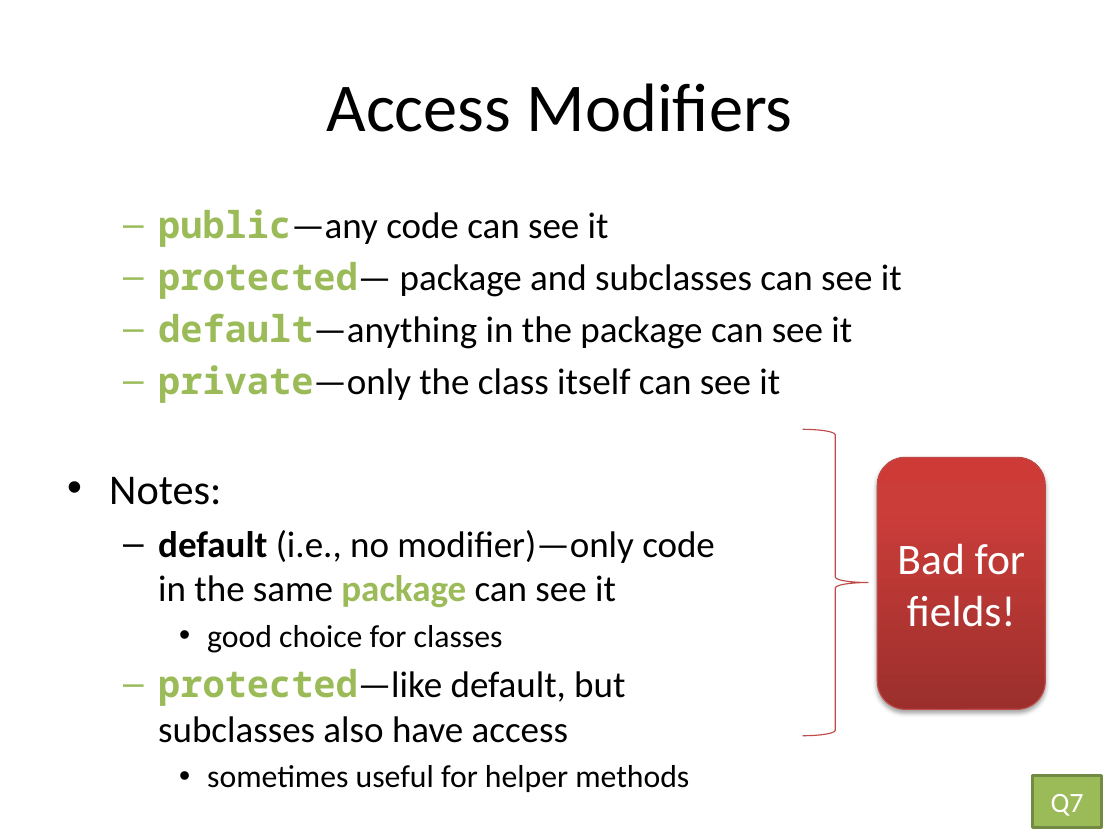
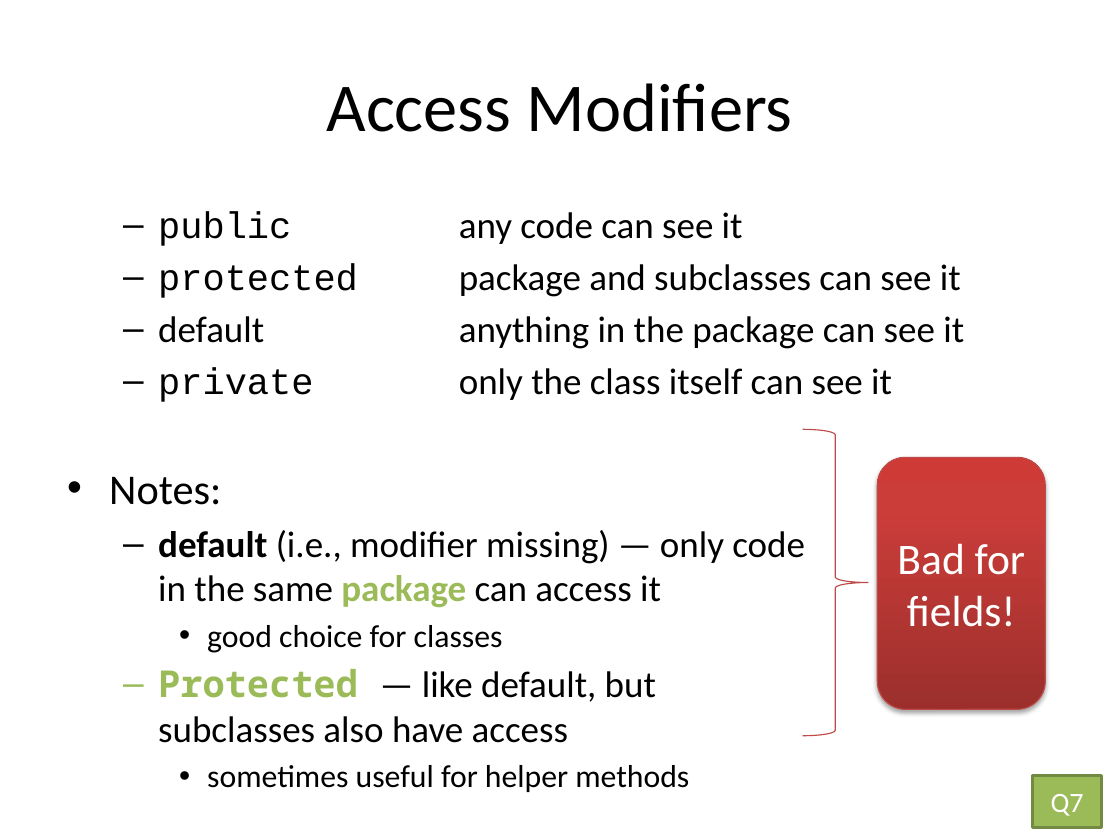
Before and after one commit to RHIT-CSSE/csse220, a slide deck: slide 18 of ClassMaterials/Inheritance/Slides/Inheritance.pptx (slide 16 before the commit). Drawn at 1120x840 pixels with LibreOffice and Linux fonts; fonts in the diff are those of the drawing. Boxes give left, top, right and bottom in pixels: in the first picture for what was removed or moved away, otherwise in the second. Text is boxed around its words. In the diff, an @@ line names an element or a change of style, - is before the commit and + after.

Commit message:
update slides

```diff
--- a/ClassMaterials/Inheritance/Slides/Inheritance.pptx
+++ b/ClassMaterials/Inheritance/Slides/Inheritance.pptx
@@ text at (x1=158, y1=212, x2=964, y2=400): text changed @@
-  – public—any code can see it
-  – protected— package and subclasses can see it
-  – default—anything in the package can see it
-  – private—only the class itself can see it
+  – public any code can see it
+  – protected package and subclasses can see it
+  – default anything in the package can see it
+  – private only the class itself can see it
@@ text at (x1=158, y1=530, x2=805, y2=608): text changed @@
-  – default (i.e., no modifier)—only code
-    in the same package can see it
+  – default (i.e., modifier missing) — only code
+    in the same package can access it
@@ text at (x1=158, y1=669, x2=656, y2=743): text changed @@
-  – protected—like default, but
-    subclasses also have access
+  – Protected — like default, but
+    subclasses also have access
```
Also in this commit, not shown: 9 other slides changed, 2 slides added.
